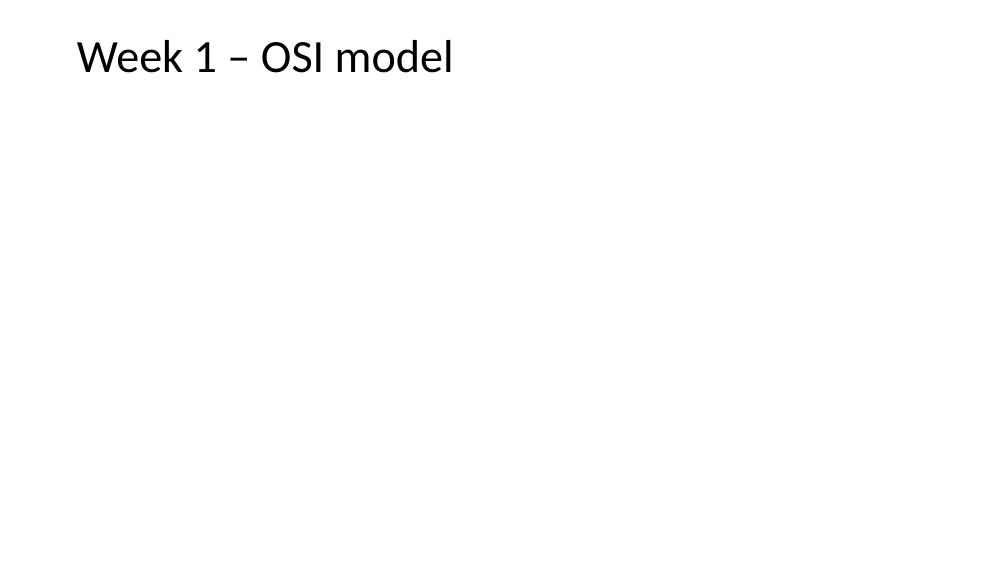
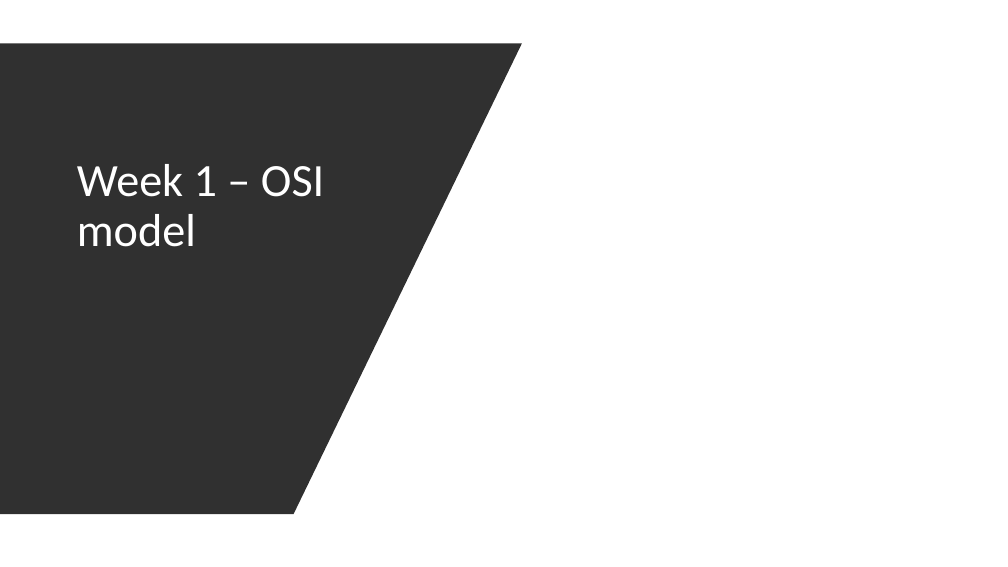
Before and after one commit to burwinliu-zz/my-jupyter-nb, a slide deck: slide 1 of Notes/summer2020/Summer_Summary.pptx. Drawn at 1008x567 pixels with LibreOffice and Linux fonts; fonts in the diff are those of the drawing; grey boxes stand for pictures. Boxes give left, top, right and bottom in pixels: in the first picture for what was removed or moved away, otherwise in the second. Text is boxed around its words. In the diff, an @@ line names an element or a change of style, - is before the commit and + after.

```diff
--- a/Notes/summer2020/Summer_Summary.pptx
+++ b/Notes/summer2020/Summer_Summary.pptx
@@ background #FFFFFF to #000000 @@
@@ rectangle added at (x1=0, y1=0, x2=1008, y2=567), fill #FFFFFF @@
@@ freeform shape added at (x1=0, y1=43, x2=522, y2=514), fill #303030 @@
@@ title "Week 1 – OSI model" moved from (x1=77, y1=40, x2=454, y2=73) to (x1=77, y1=164, x2=324, y2=247) @@
@@ title "Week 1 – OSI model" at (x1=77, y1=164, x2=324, y2=247): text colour #000000 to #FFFFFF; vertical alignment middle to bottom @@
```
Also in this commit, not shown: 8 other slides changed, 2 slides added, 10 other files.
